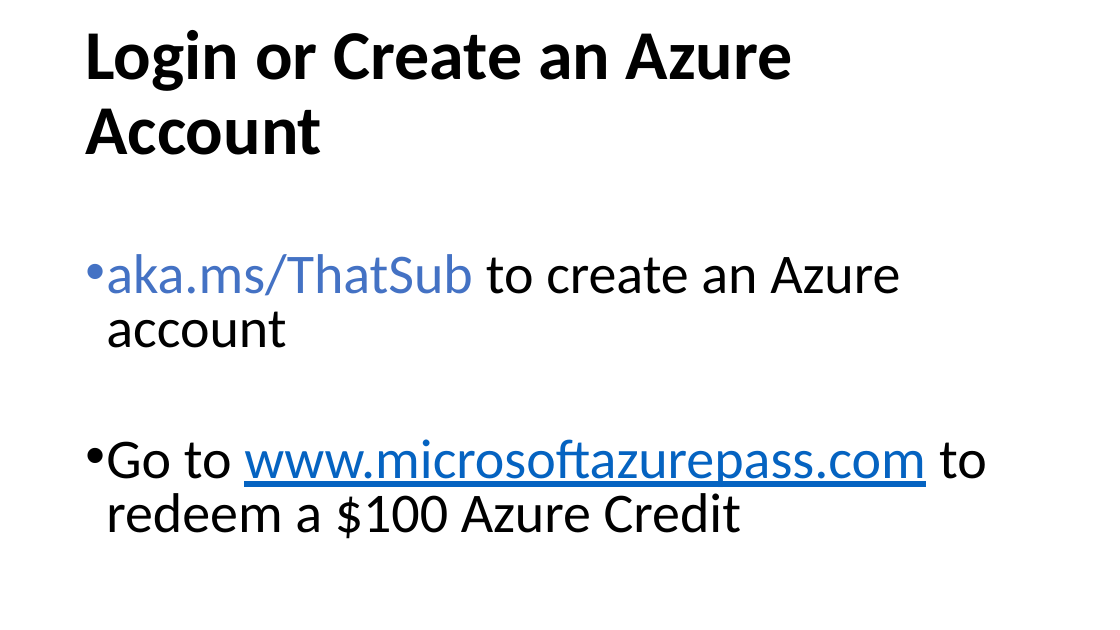
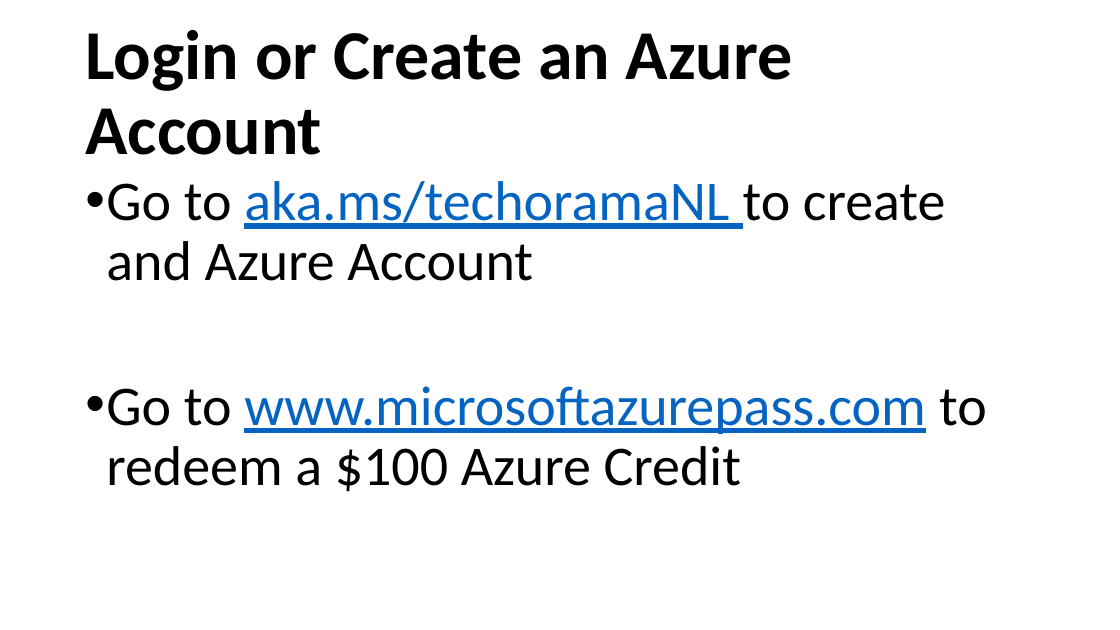
Before and after one commit to cloudscaleml/workshop, a slide deck: slide 48 of powerpoint/Overview.pptx. Drawn at 1120x630 pixels with LibreOffice and Linux fonts; fonts in the diff are those of the drawing. Boxes give left, top, right and bottom in pixels: in the first picture for what was removed or moved away, otherwise in the second. Text is boxed around its words. In the diff, an @@ line names an element or a change of style, - is before the commit and + after.

```diff
--- a/powerpoint/Overview.pptx
+++ b/powerpoint/Overview.pptx
@@ text at box(106, 181, 945, 281): text changed @@
-• aka.ms/ThatSub to create an Azure account
+• Go to aka.ms/techoramaNL to create and Azure Account
@@ text at box(106, 386, 987, 492): line spacing 0.8 to 0.9 @@
```
Also in this commit, not shown: 2 other slides changed, 1 other file.
